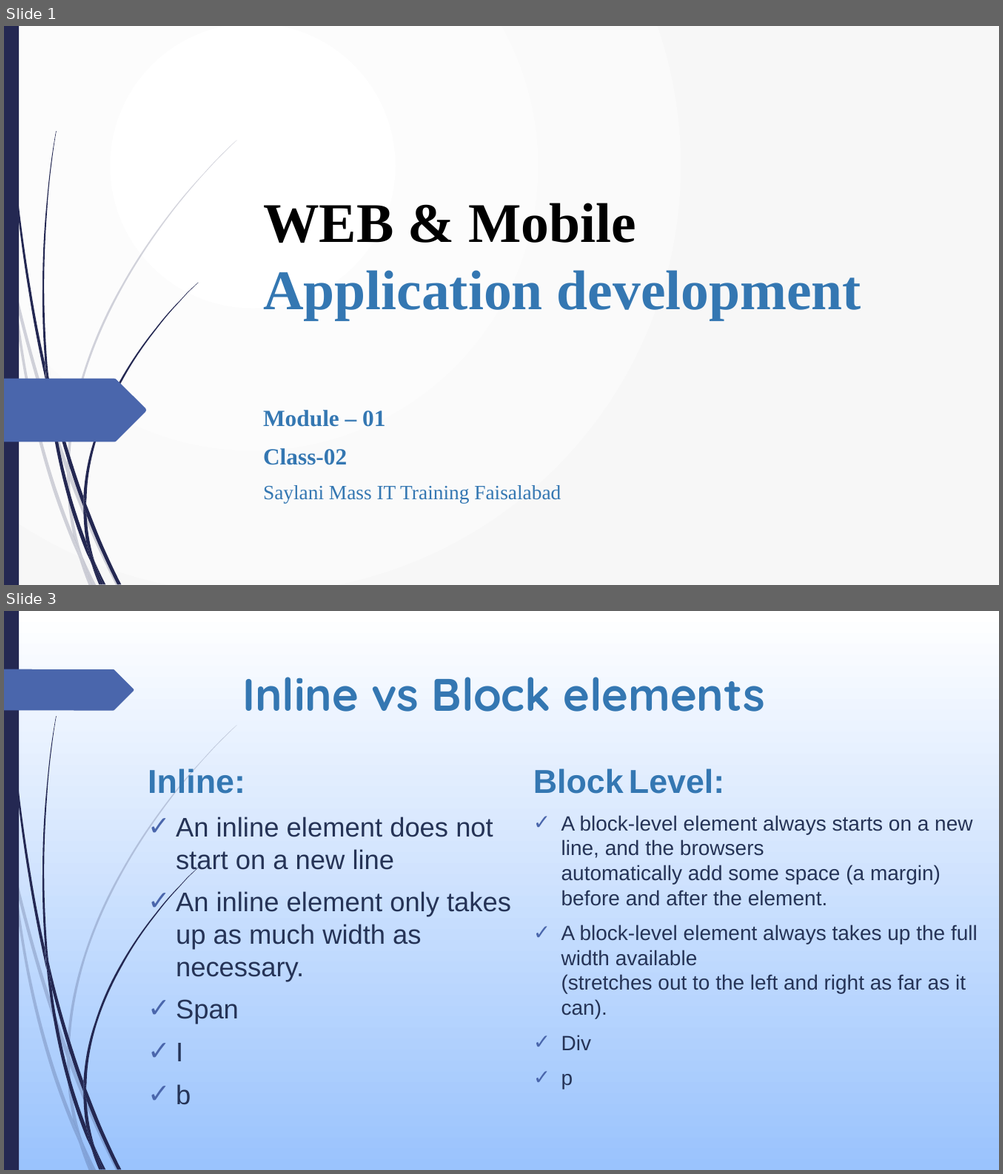
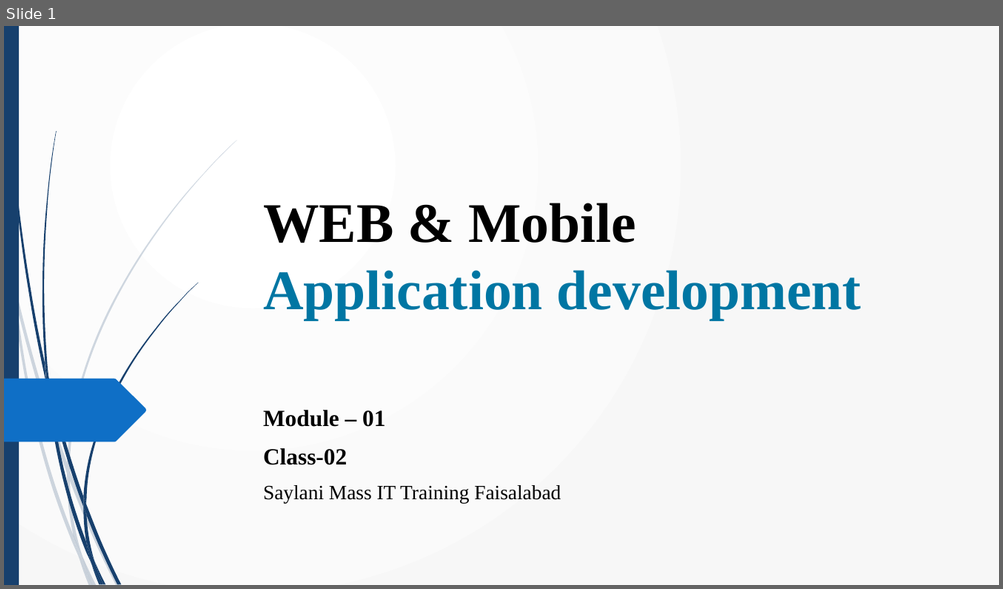
Before and after one commit to umairazmat/SMIT-WMA-6-A, a slide deck: Presentations/HTML Class 02.pptx. Shown one above the other, each under a label of ours: slides 1 and 3 before the commit, slide 1 after it; the slides between them are not shown. The pictures are 1003x1174 and 1003x589 pixels, drawn with LibreOffice and Linux fonts; fonts in the diff are those of the drawing. Boxes give left, top, right and bottom in pixels: in the first picture for what was removed or moved away, otherwise in the second. Text is boxed around its words. In the diff, an @@ line names an element or a change of style, - is before the commit and + after.

Commit message:
class 04

```diff
--- a/Presentations/HTML Class 02.pptx
+++ b/Presentations/HTML Class 02.pptx
@@ slide 3 removed at (4, 611, 999, 1170), background gradient #FFFFFF to #9BC3FE; not listed: 23 template elements that a slide beside it also shows @@
@@ freeform shape removed at (4, 669, 134, 710) @@
@@ title removed at (242, 677, 765, 712) @@
-Inline vs Block elements
@@ text removed at (148, 769, 511, 1105) @@
-Inline:
-✓ An inline element does not start on a new line
-✓ An inline element only takes up as much width as necessary.
-✓ Span
-✓ I
-✓ b
@@ text removed at (533, 769, 977, 1089) @@
-Block Level:
-✓ A block-level element always starts on a new line, and the browsers
-  automatically add some space (a margin) before and after the element.
-✓ A block-level element always takes up the full width available
-  (stretches out to the left and right as far as it can).
-✓ Div
-✓ p
@@ slide 1 changed as well @@
@@ title "WEB & Mobile Application development" at (263, 203, 861, 321): text colour #3477B2 to #0076A3 in "Application development" @@
@@ fill #242852 to #17406D in 13 elements at (6, 26, 46, 385), (48, 378, 83, 507), (86, 504, 121, 585), (46, 382, 91, 565), (95, 562, 106, 585), (45, 361, 52, 403), (83, 283, 198, 504), (91, 565, 101, 585), (83, 507, 94, 562), (83, 497, 86, 515), (86, 542, 103, 585), (4, 26, 19, 585), (42, 131, 57, 378) @@
@@ freeform shape at (4, 379, 147, 443): fill #4A66AC to #0F6FC6 @@
@@ subtitle "Module – 01" at (263, 410, 560, 503): text colour #3477B2 to #000000 @@
@@ fill #242852 at 20% opacity to #17406D at 20% opacity in 10 elements at (4, 236, 12, 287), (14, 284, 68, 473), (70, 471, 119, 585), (82, 557, 96, 585), (12, 287, 79, 559), (67, 473, 82, 557), (68, 140, 237, 471), (79, 559, 93, 585), (67, 463, 70, 481), (74, 536, 93, 585) @@
```
Also in this commit, not shown: 1 other slide changed, 6 slides added, 4 other slides removed, 10 other files.
